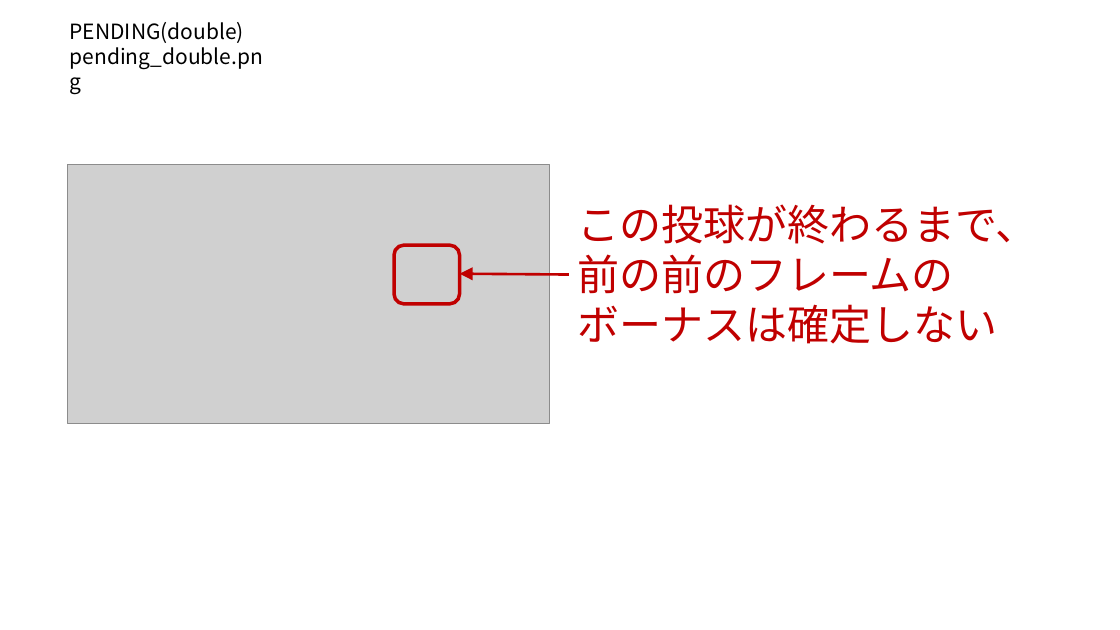
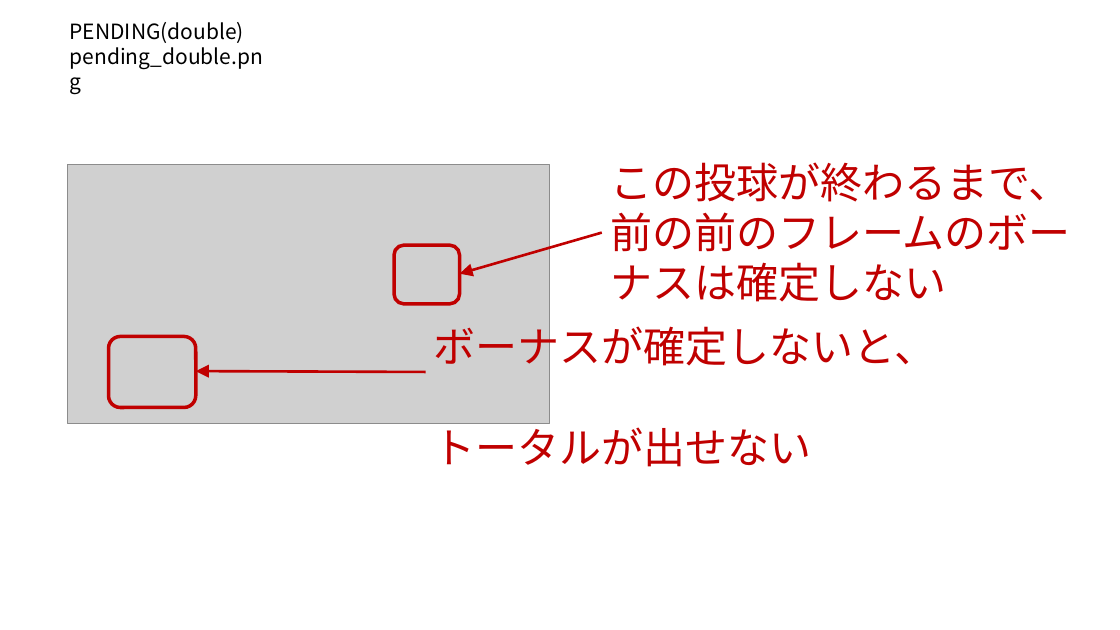
Before and after one commit to ChangeVision/tut_uml_modeling_bs, a slide deck: slide 9 of images/charts.pptx. Drawn at 1120x630 pixels with LibreOffice and Linux fonts; fonts in the diff are those of the drawing; grey boxes stand for pictures. Boxes give left, top, right and bottom in pixels: in the first picture for what was removed or moved away, otherwise in the second. Text is boxed around its words. In the diff, an @@ line names an element or a change of style, - is before the commit and + after.

```diff
--- a/images/charts.pptx
+++ b/images/charts.pptx
@@ text at <box>610,162,1071,302</box>: spaces changed @@
-この投球が終わるまで、前の前のフレームの
-ボーナスは確定しない
+この投球が終わるまで、前の前のフレームのボーナスは確定しない
@@ arrow moved from (569, 275) - (460, 274) to (602, 233) - (460, 274) @@
@@ text added at <box>434,320,936,467</box>, 36 pt, text #C00000 @@
+ボーナスが確定しないと、
+トータルが出せない
@@ rounded rectangle added at <box>108,337,196,408</box>, outline #C00000 3 pt @@
@@ arrow added from (426, 372) to (196, 371), #C00000 2.25 pt @@
```
Also in this commit, not shown: 4 other slides changed, 33 other files.
